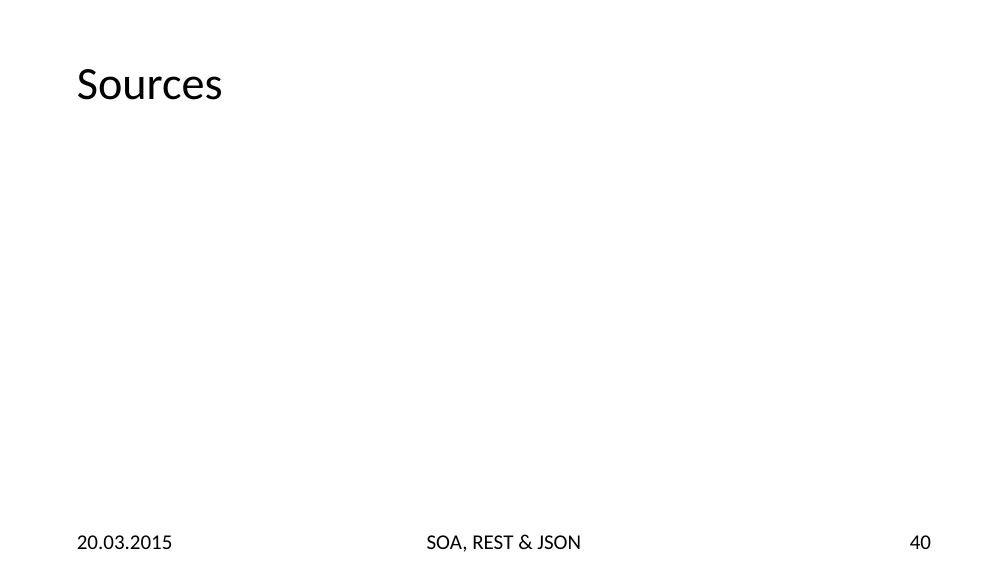
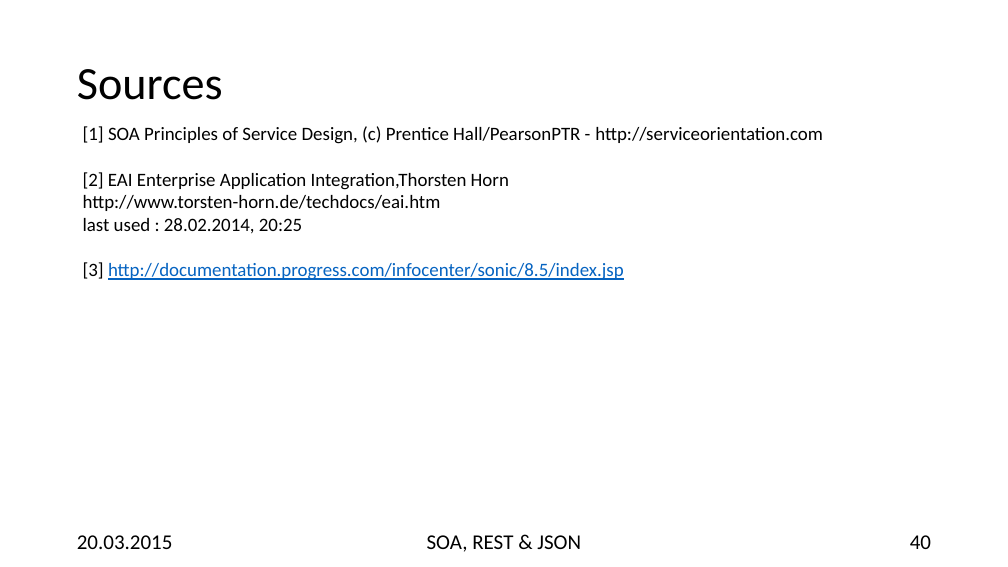
Before and after one commit to hsiegel-tgm/SOA2, a slide deck: slide 40 of p2.pptx. Drawn at 1008x567 pixels with LibreOffice and Linux fonts; fonts in the diff are those of the drawing. Boxes give left, top, right and bottom in pixels: in the first picture for what was removed or moved away, otherwise in the second. Text is boxed around its words. In the diff, an @@ line names an element or a change of style, - is before the commit and + after.

```diff
--- a/p2.pptx
+++ b/p2.pptx
@@ text added at <box>83,126,823,280</box>, 18 pt, text #000000 @@
+[1] SOA Principles of Service Design, (c) Prentice Hall/PearsonPTR - http://serviceorientation.com
+[2] EAI Enterprise Application Integration,Thorsten Horn
+http://www.torsten-horn.de/techdocs/eai.htm
+last used : 28.02.2014, 20:25
+[3] http://documentation.progress.com/infocenter/sonic/8.5/index.jsp
```
Also in this commit, not shown: 3 other slides changed, 4 other files.
